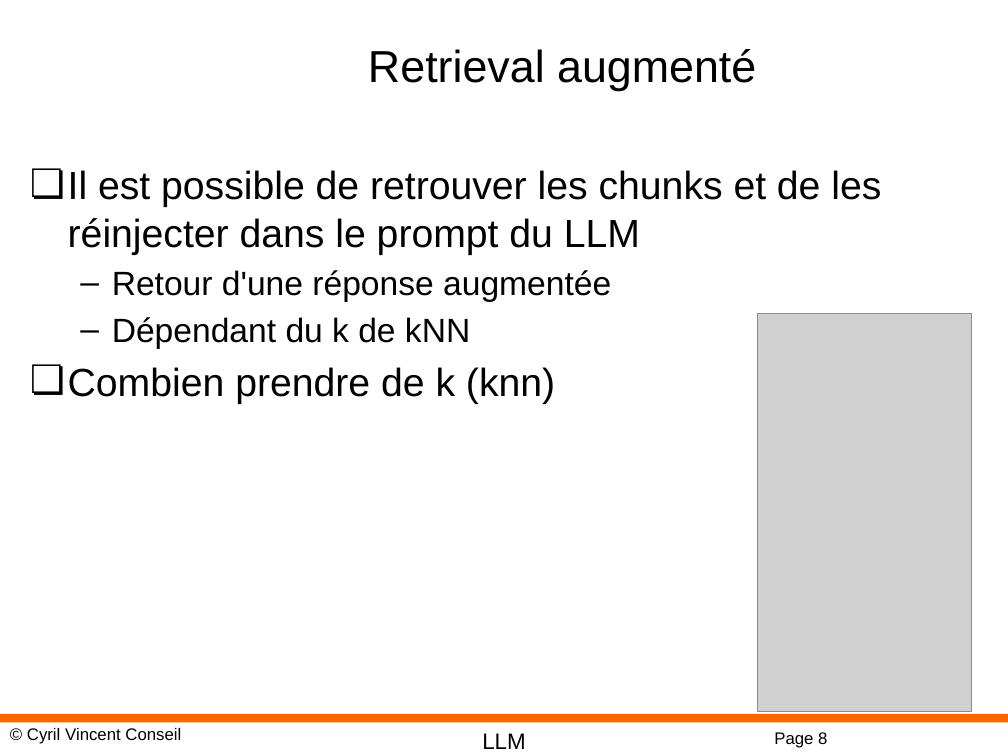
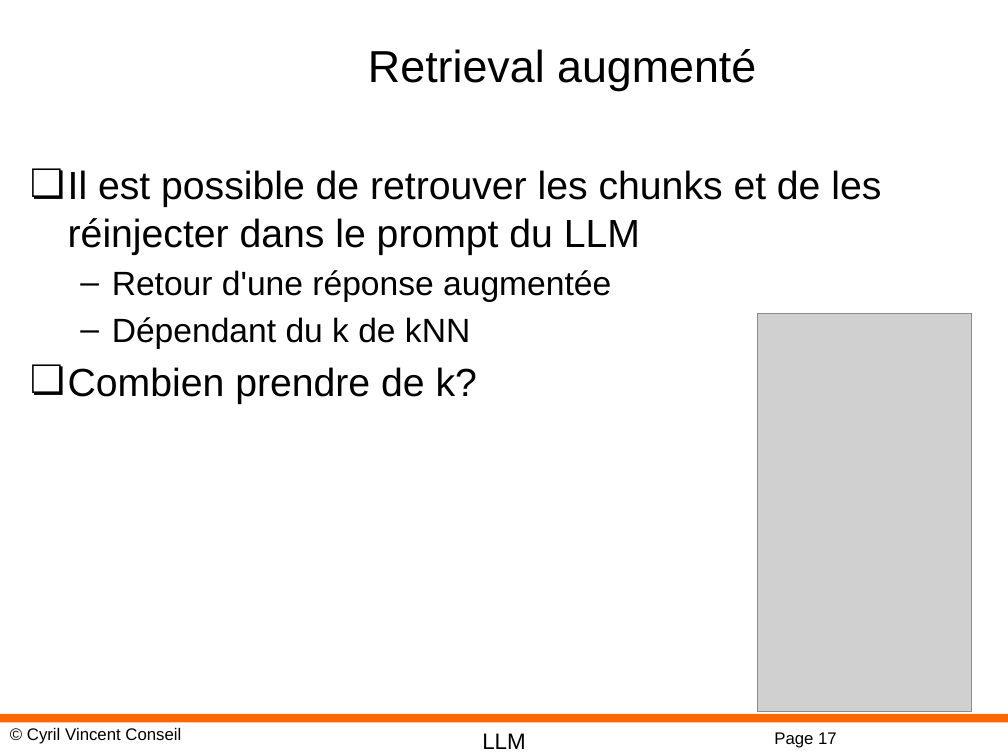
Before and after one commit to cyrilvincent/rag, a slide deck: slide 17 of ppt/RAG05-Retrieval.pptx (slide 8 before the commit). Drawn at 1008x756 pixels with LibreOffice and Linux fonts; fonts in the diff are those of the drawing; grey boxes stand for pictures; background and template pictures are left out. Boxes give left, top, right and bottom in pixels: in the first picture for what was removed or moved away, otherwise in the second. Text is boxed around its words. In the diff, an @@ line names an element or a change of style, - is before the commit and + after.

```diff
--- a/ppt/RAG05-Retrieval.pptx
+++ b/ppt/RAG05-Retrieval.pptx
@@ text at bbox=[68, 367, 477, 404]: text changed @@
-❏ Combien prendre de k (knn)
+❏ Combien prendre de k?
@@ page number at bbox=[774, 732, 837, 748]: text changed @@
-Page 8
+Page 17
```
Also in this commit, not shown: 2 other slides changed, 10 slides added, 14 other files.
